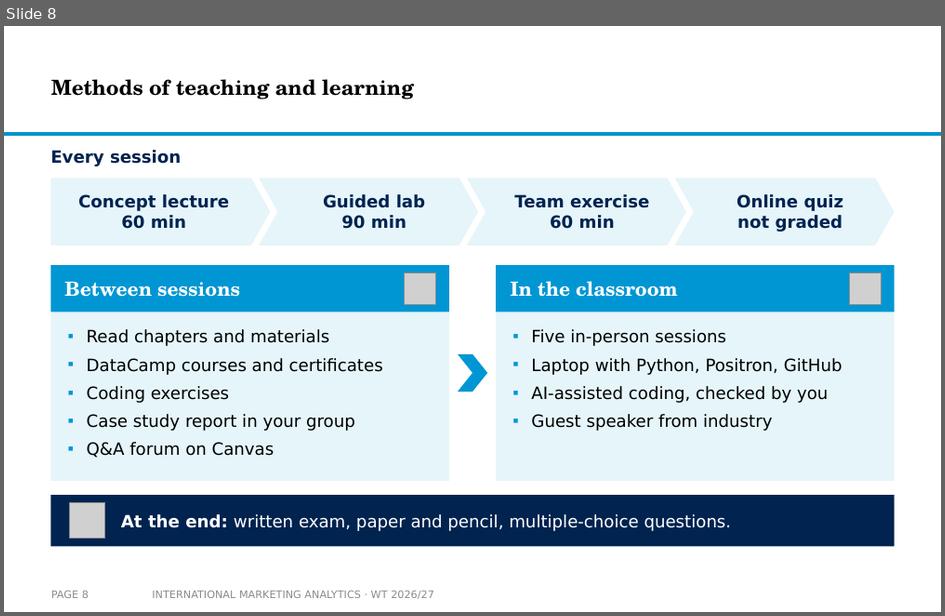
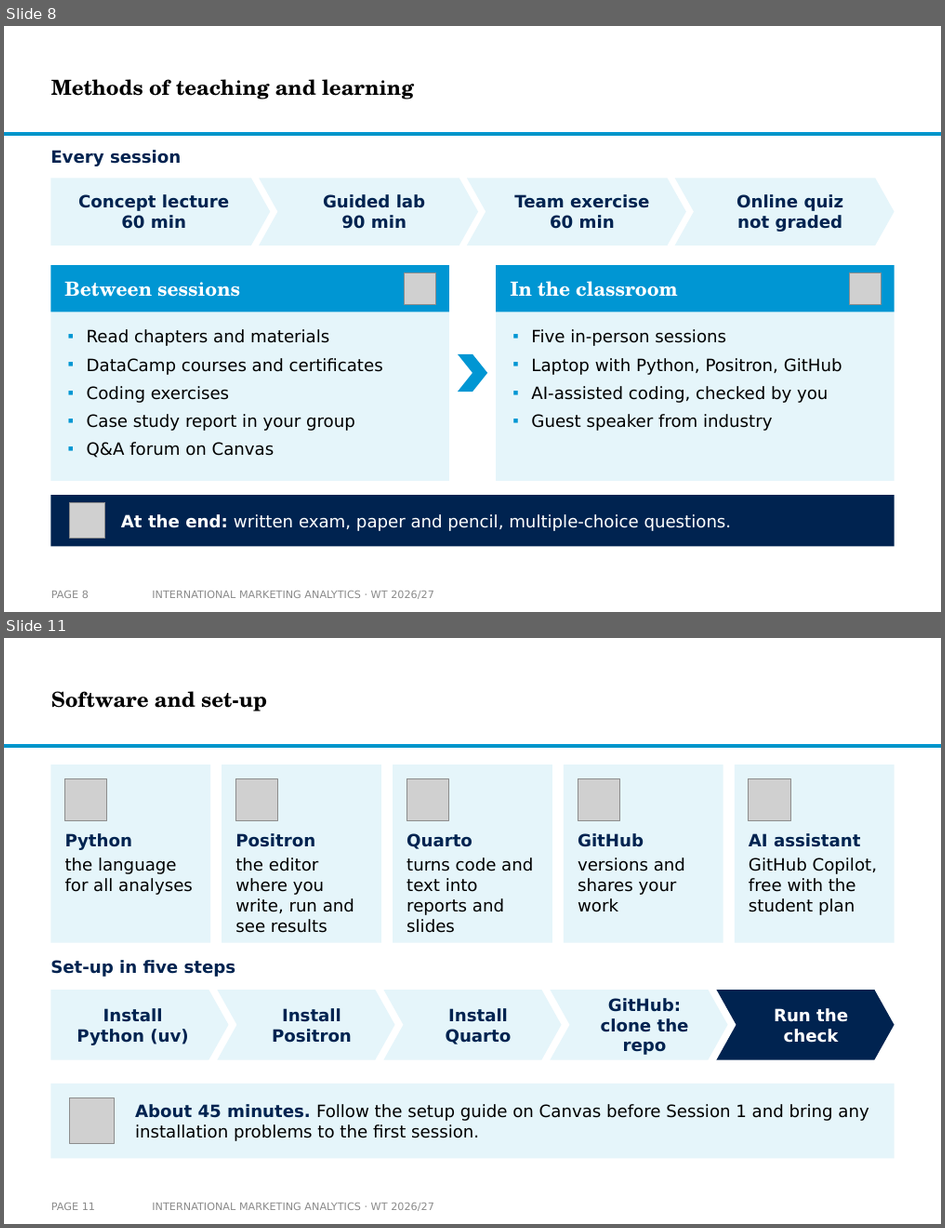
Before and after one commit to arnefloh-wu/International-Marketing-Analytics, a slide deck: slides/00a_course-content-and-style_WT26-27.pptx. Shown one above the other, each under a label of ours: slide 8 before the commit, slides 8 and 11 after it; the slides between them are not shown. The pictures are 945x616 and 945x1228 pixels, drawn with LibreOffice and Linux fonts; fonts in the diff are those of the drawing; grey boxes stand for pictures; background and template pictures are left out. Boxes give left, top, right and bottom in pixels: in the first picture for what was removed or moved away, otherwise in the second. Text is boxed around its words. In the diff, an @@ line names an element or a change of style, - is before the commit and + after.

```diff
--- a/slides/00a_course-content-and-style_WT26-27.pptx
+++ b/slides/00a_course-content-and-style_WT26-27.pptx
@@ slide 11 added at bbox=[4, 638, 941, 1224], background #FFFFFF; not listed: 1 template element that a slide beside it also shows @@
@@ title added at bbox=[51, 691, 267, 711], 16 pt, text #000000, bold @@
+Software and set-up
@@ rectangle added at bbox=[50, 764, 210, 943], fill #E5F5FA @@
@@ rectangle added at bbox=[222, 764, 381, 943], fill #E5F5FA @@
@@ rectangle added at bbox=[393, 764, 553, 943], fill #E5F5FA @@
@@ rectangle added at bbox=[564, 764, 723, 943], fill #E5F5FA @@
@@ rectangle added at bbox=[735, 764, 895, 943], fill #E5F5FA @@
@@ picture added at bbox=[65, 778, 107, 821] @@
@@ picture added at bbox=[236, 778, 277, 821] @@
@@ picture added at bbox=[407, 778, 449, 821] @@
@@ picture added at bbox=[578, 778, 620, 821] @@
@@ picture added at bbox=[749, 778, 792, 821] @@
@@ text added at bbox=[65, 833, 193, 895], 13 pt, text #000000 @@
+Python
+the language for all analyses
@@ text added at bbox=[236, 833, 355, 933], 13 pt, text #000000 @@
+Positron
+the editor where you write, run and see results
@@ text added at bbox=[407, 833, 533, 933], 13 pt, text #000000 @@
+Quarto
+turns code and text into reports and slides
@@ text added at bbox=[578, 833, 686, 912], 13 pt, text #000000 @@
+GitHub
+versions and shares your work
@@ text added at bbox=[749, 833, 877, 915], 13 pt, text #000000 @@
+AI assistant
+GitHub Copilot, free with the student plan
@@ text added at bbox=[50, 960, 236, 977], 13 pt, text #002350, bold @@
+Set-up in five steps
@@ pentagon arrow added at bbox=[50, 990, 229, 1060], fill #E5F5FA, 13 pt, text #002350, bold @@
+Install
+Python (uv)
@@ chevron added at bbox=[218, 990, 396, 1060], fill #E5F5FA, 13 pt, text #002350, bold @@
+Install
+Positron
@@ chevron added at bbox=[383, 990, 562, 1060], fill #E5F5FA, 13 pt, text #002350, bold @@
+Install
+Quarto
@@ chevron added at bbox=[551, 990, 728, 1060], fill #E5F5FA, 13 pt, text #002350, bold @@
+GitHub:
+clone the repo
@@ chevron added at bbox=[716, 990, 895, 1060], fill #002350, 13 pt, text #FFFFFF, bold @@
+Run the
+check
@@ rectangle added at bbox=[50, 1083, 895, 1158], fill #E5F5FA @@
@@ picture added at bbox=[70, 1098, 115, 1143] @@
@@ text added at bbox=[135, 1104, 869, 1141], 13 pt, text #000000 @@
+About 45 minutes. Follow the setup guide on Canvas before Session 1 and bring any installation problems to the first session.
@@ page number added at bbox=[51, 1203, 95, 1210], 8 pt, text #8C8C8C @@
+PAGE 11
@@ text added at bbox=[152, 1203, 435, 1211], 8 pt, text #8C8C8C @@
+INTERNATIONAL MARKETING ANALYTICS · WT 2026/27
```
Also in this commit, not shown: 8 slides changed, 1 other slide added, 4 other files.
